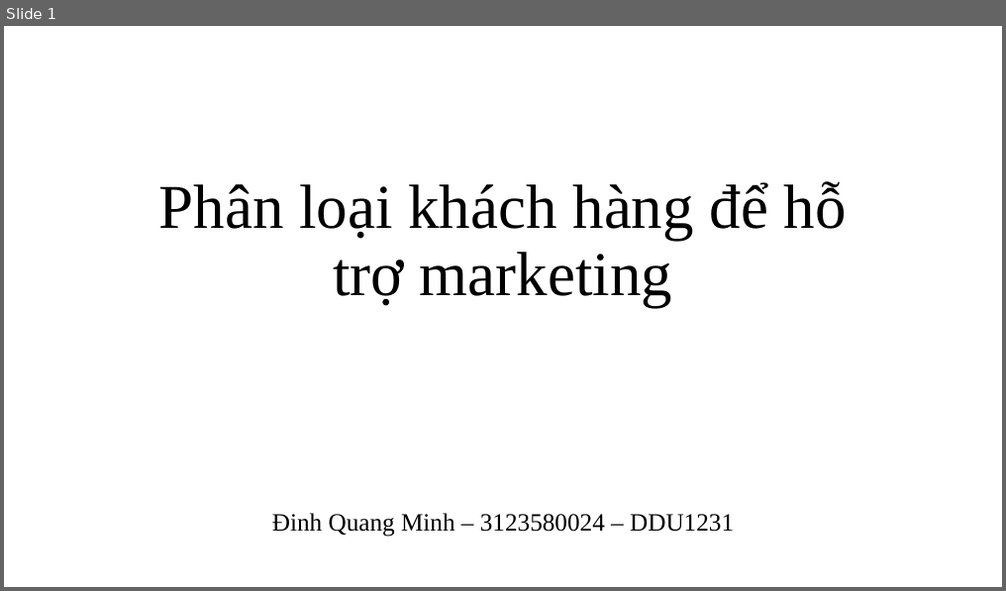
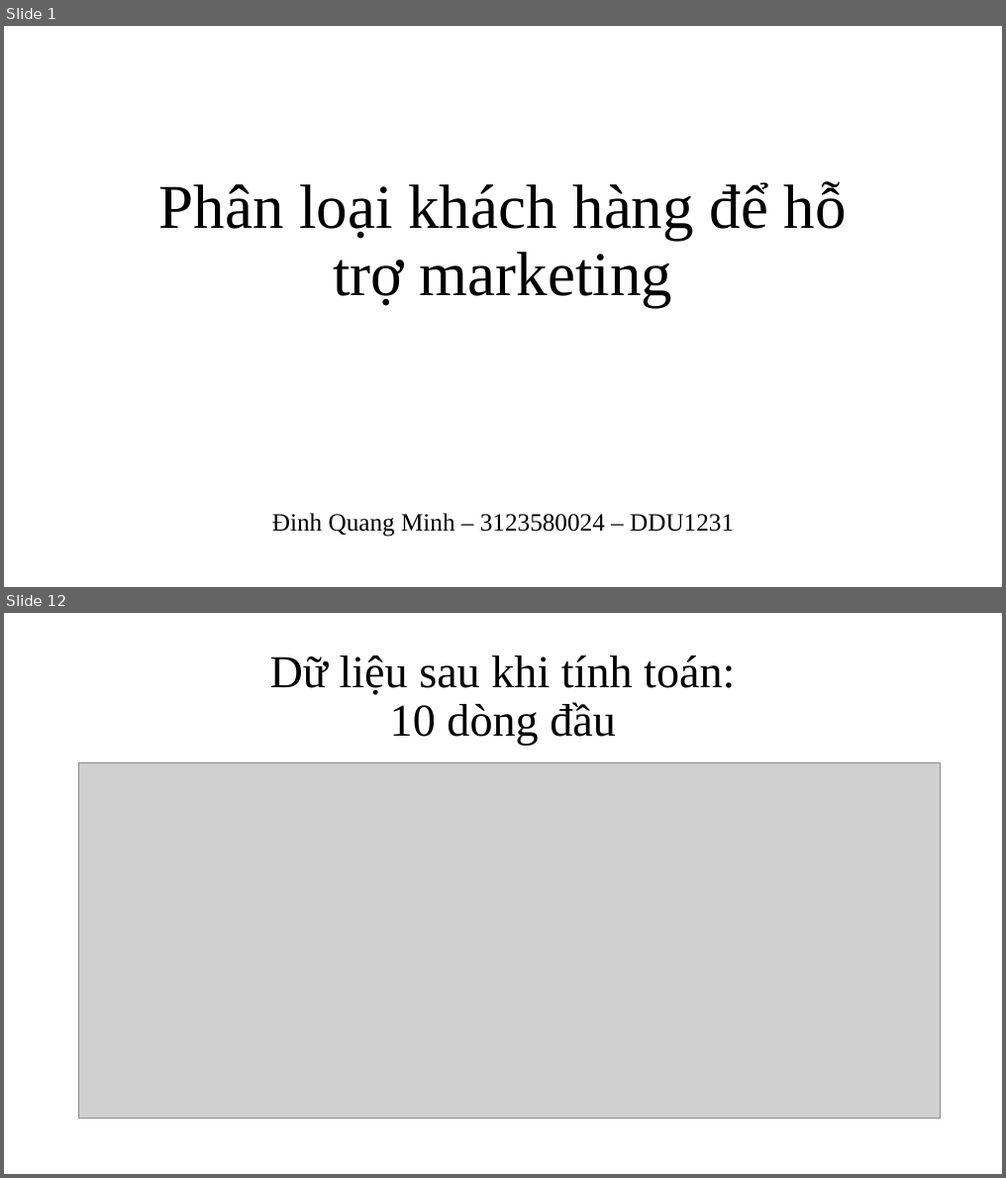
Before and after one commit to QuangMinh03042005/sgu25_kpdl, a slide deck: Lab02/online_retail.pptx. Shown one above the other, each under a label of ours: slide 1 before the commit, slides 1 and 12 after it; the slides between them are not shown. The pictures are 1006x591 and 1006x1178 pixels, drawn with LibreOffice and Linux fonts; fonts in the diff are those of the drawing; grey boxes stand for pictures. Boxes give left, top, right and bottom in pixels: in the first picture for what was removed or moved away, otherwise in the second. Text is boxed around its words. In the diff, an @@ line names an element or a change of style, - is before the commit and + after.

```diff
--- a/Lab02/online_retail.pptx
+++ b/Lab02/online_retail.pptx
@@ slide 12 added at (4,613,1002,1174), background #FFFFFF @@
@@ title added at (270,656,735,746), 44 pt, text #000000 @@
+Dữ liệu sau khi tính toán:
+10 dòng đầu
@@ picture added at (79,762,940,1119) @@
```
Also in this commit, not shown: 1 slide changed, 22 other slides added, 2 other files.
